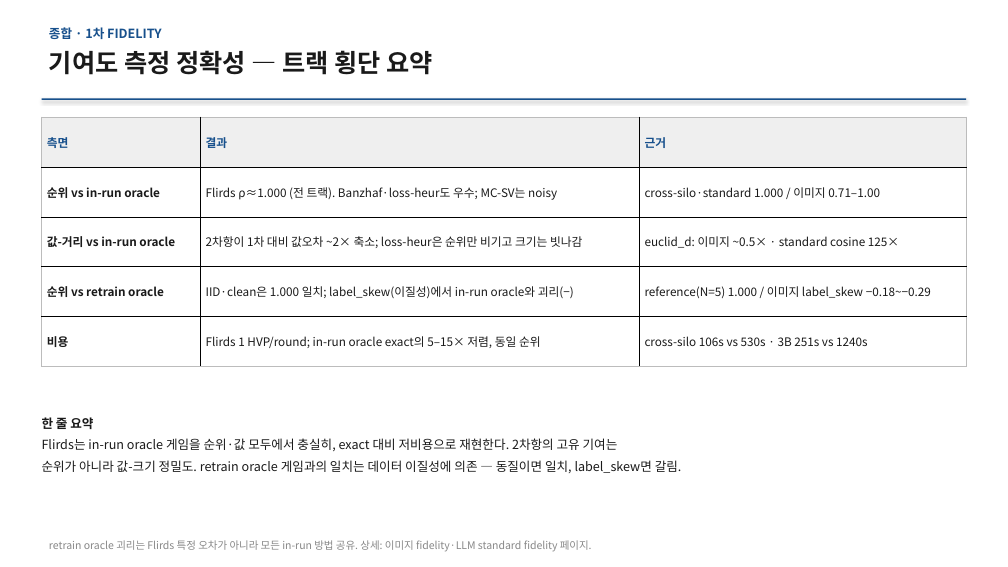
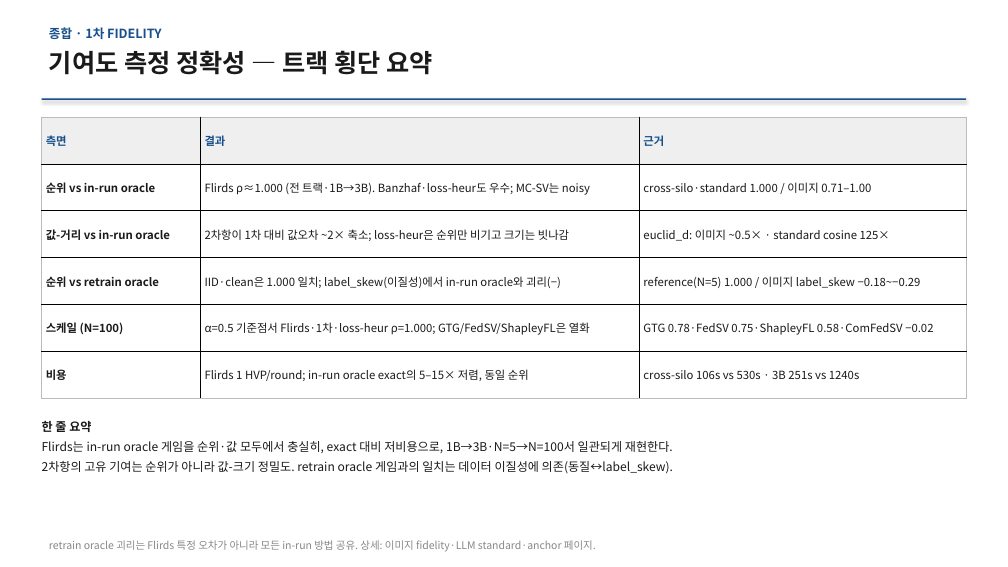
Before and after one commit to YongheeChoi/flirds, a slide deck: slide 14 of research-wiki/presentations/2026-06-results-report/flirds-results-2026-06.pptx (slide 12 before the commit). Drawn at 1008x567 pixels with LibreOffice and Linux fonts; fonts in the diff are those of the drawing. Boxes give left, top, right and bottom in pixels: in the first picture for what was removed or moved away, otherwise in the second. Text is boxed around its words. In the diff, an @@ line names an element or a change of style, - is before the commit and + after.

```diff
--- a/research-wiki/presentations/2026-06-results-report/flirds-results-2026-06.pptx
+++ b/research-wiki/presentations/2026-06-results-report/flirds-results-2026-06.pptx
@@ table at [42, 117, 966, 399] @@
-row 2, column 2: Flirds ρ≈1.000 (전 트랙). Banzhaf·loss-heur도 우수; MC-SV는 noisy
+row 2, column 2: Flirds ρ≈1.000 (전 트랙·1B→3B). Banzhaf·loss-heur도 우수; MC-SV는 noisy
+row 5: 스케일 (N=100) | α=0.5 기준점서 Flirds·1차·loss-heur ρ=1.000; GTG/FedSV/ShapleyFL은 열화 | GTG 0.78·FedSV 0.75·ShapleyFL 0.58·ComFedSV −0.02
@@ text at [42, 419, 91, 435]: size 12 to 11.5 pt in "한 줄 요약"; less space between paragraphs @@
@@ text at [42, 441, 673, 474]: text changed; size 12 to 11.5 pt @@
-Flirds는 in-run oracle 게임을 순위·값 모두에서 충실히, exact 대비 저비용으로 재현한다. 2차항의 고유 기여는
-순위가 아니라 값-크기 정밀도. retrain oracle 게임과의 일치는 데이터 이질성에 의존 — 동질이면 일치, label_skew면 갈림.
+Flirds는 in-run oracle 게임을 순위·값 모두에서 충실히, exact 대비 저비용으로, 1B→3B·N=5→N=100서 일관되게 재현한다.
+2차항의 고유 기여는 순위가 아니라 값-크기 정밀도. retrain oracle 게임과의 일치는 데이터 이질성에 의존(동질↔label_skew).
@@ text at [49, 540, 596, 552]: text changed @@
-retrain oracle 괴리는 Flirds 특정 오차가 아니라 모든 in-run 방법 공유. 상세: 이미지 fidelity·LLM standard fidelity 페이지.
+retrain oracle 괴리는 Flirds 특정 오차가 아니라 모든 in-run 방법 공유. 상세: 이미지 fidelity·LLM standard·anchor 페이지.
```
Also in this commit, not shown: 13 other slides changed, 2 slides added, 18 other files.
